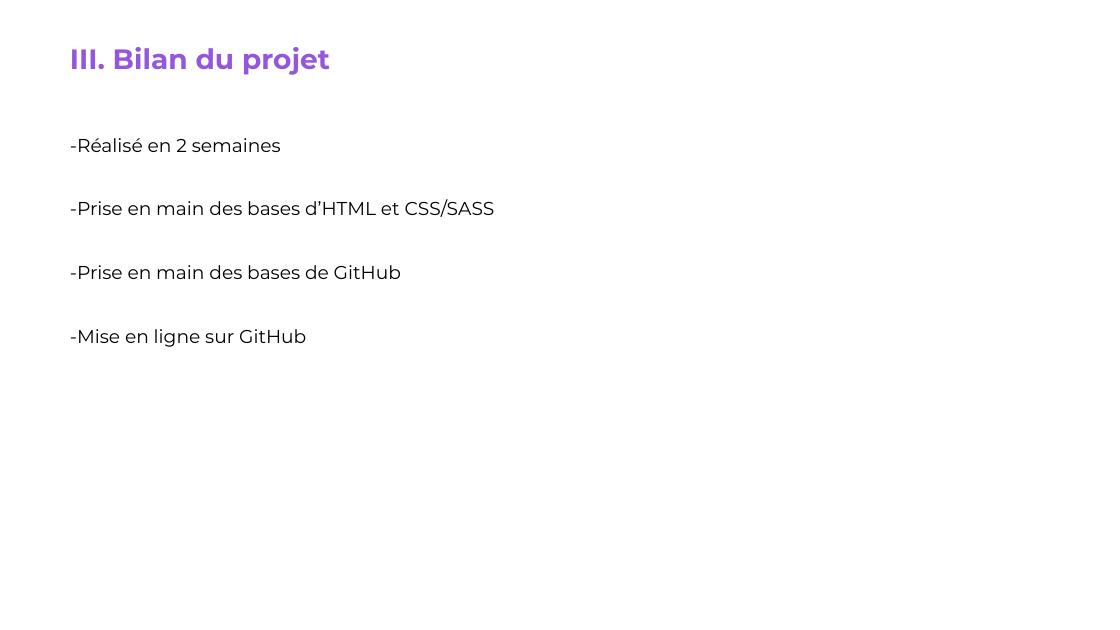
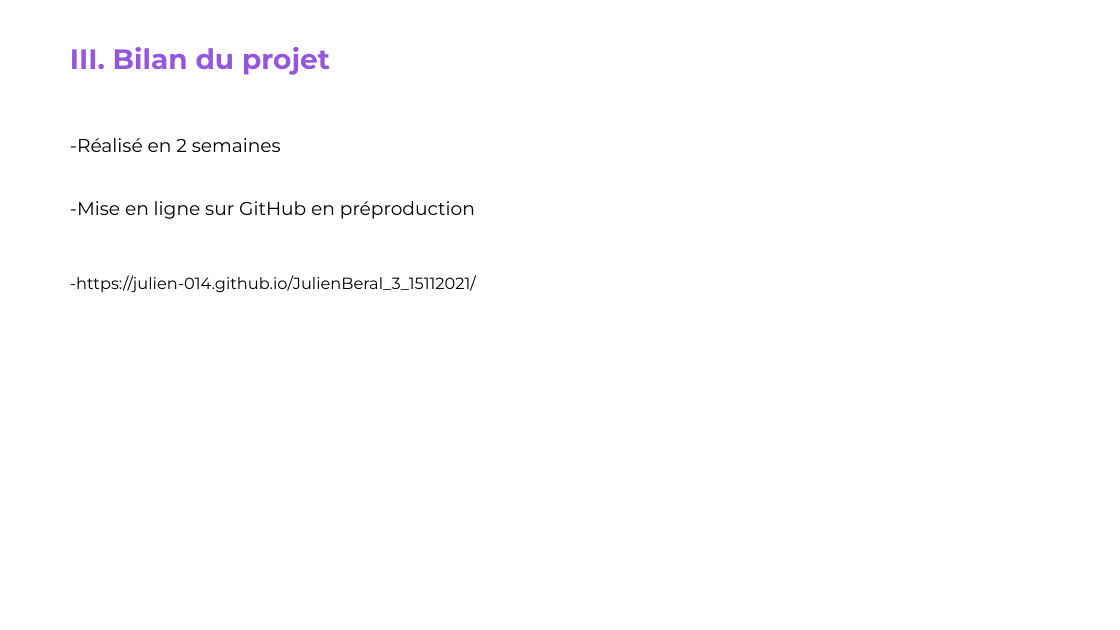
Before and after one commit to Julien-014/JulienBeral_3_15112021, a slide deck: slide 9 of Soutenance Projet 3.pptx. Drawn at 1120x630 pixels with LibreOffice and Linux fonts; fonts in the diff are those of the drawing. Boxes give left, top, right and bottom in pixels: in the first picture for what was removed or moved away, otherwise in the second. Text is boxed around its words. In the diff, an @@ line names an element or a change of style, - is before the commit and + after.

```diff
--- a/Soutenance Projet 3.pptx
+++ b/Soutenance Projet 3.pptx
@@ text at bbox=[70, 201, 476, 293]: text changed; size 16 to 24 pt @@
--Prise en main des bases d’HTML et CSS/SASS
--Prise en main des bases de GitHub
--Mise en ligne sur GitHub
+-Mise en ligne sur GitHub en préproduction
+-https://julien-014.github.io/JulienBeral_3_15112021/
```
Also in this commit, not shown: 7 other slides changed, 5 other files.
